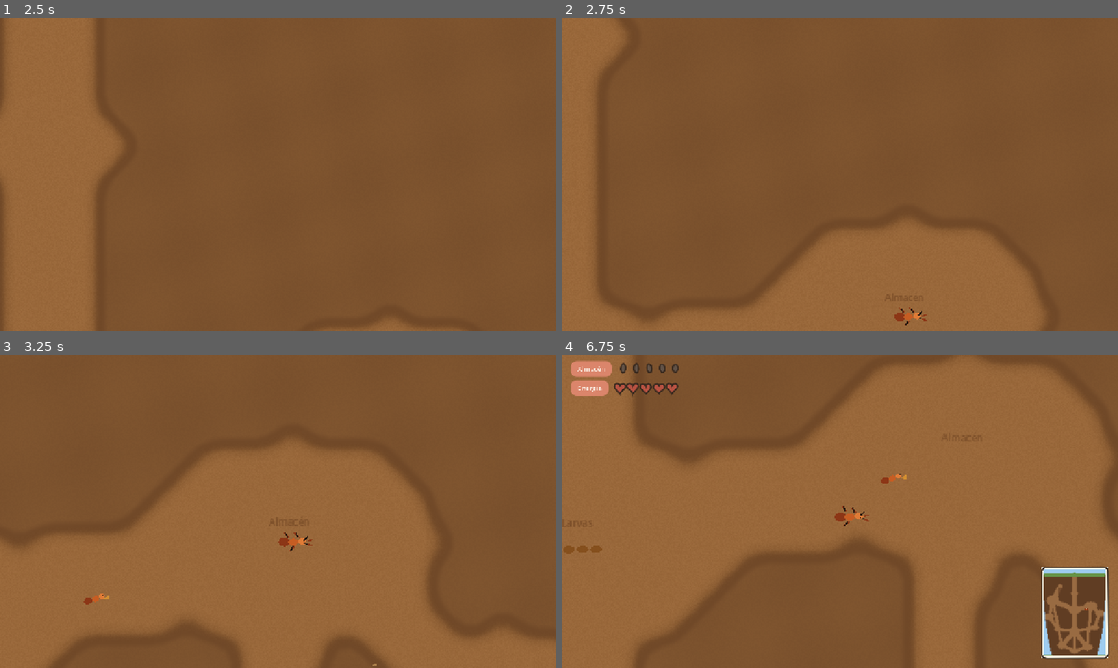
Above: before the commit, frames 1-4 (two rows, left to right).
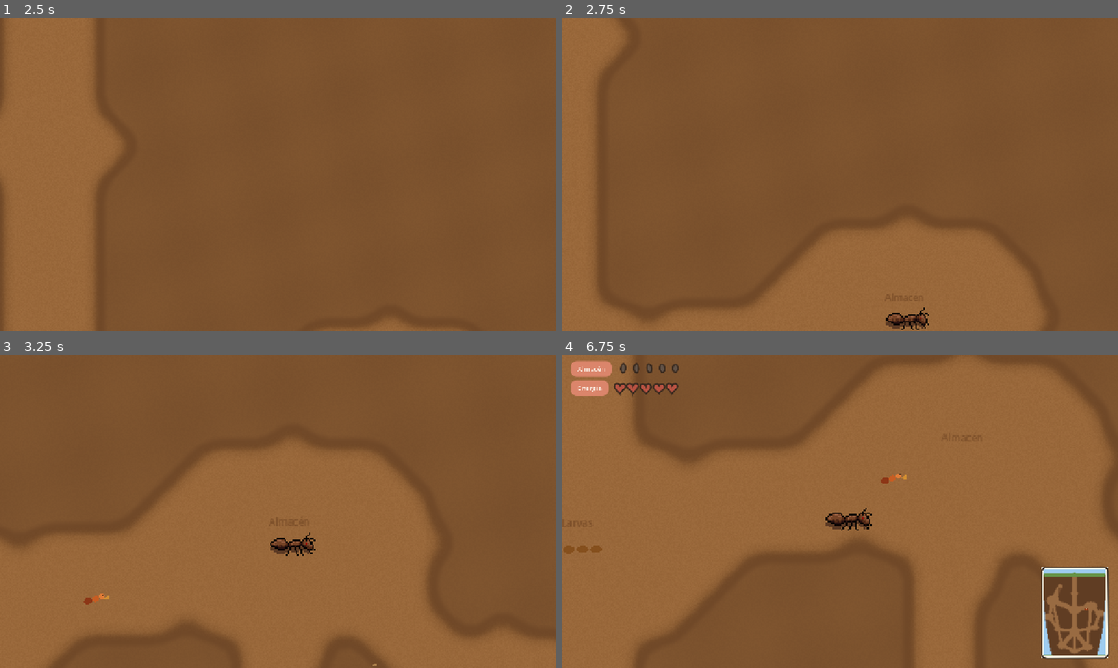
Above: after the commit, the same moments.

Repository: The-glitch-girls/an-ant-game
Game: Godot game, scene res://src/menu/menu.tscn
Two runs of this game, one before a commit and one after it. Both use one fixed random seed, a clock stepped at 60 frames per second and the inputs below.
Inputs:
- Up to frame 1 (2.5 s): click "Jugar" at 0.5 s; hold D (mover_derecha) 1.28-2.03 s; hold Shift (correr) 1.28-2.03 s; hold S (mover_abajo) from 2.03 s (still down); tap Shift (correr) at 2.1 s
- Up to frame 2 (2.75 s): keep holding S (mover_abajo)
- Up to frame 3 (3.25 s): release S (mover_abajo) at 2.78 s; hold D (mover_derecha) from 2.78 s (still down); hold Shift (correr) from 2.78 s (still down)
- Up to frame 4 (6.75 s): release D (mover_derecha) at 3.53 s; release Shift (correr) at 3.53 s; hold W (mover_arriba) 3.53-4.28 s; tap Shift (correr) at 3.6, 5.1, 6.6 s; hold Shift (correr) 4.28-5.03 s; hold A (mover_izquierda) 4.28-5.78 s; hold S (mover_abajo) 5.78-6.53 s; hold Shift (correr) 5.78-6.53 s; hold D (mover_derecha) from 6.53 s (still down)

Frame 1 is identical in both runs. In frame 2, 0.3% of the frame differs, in the area x 58-66%, y 92-100%; in frame 3, 0.3%; in frame 4, 0.4%, in the area x 47-56%, y 48-56%.

Commit message:
Use the menu pixel ant as the playable Hormiga.
Replace the oval-drawn body with the brown walk cycle so the character matches the main menu.

Diff:
--- a/src/mundo/hormiga.gd
+++ b/src/mundo/hormiga.gd
@@ -6,18 +6,27 @@
 const VEL_CARGAR := 48.0
 const VEL_ARRASTRE := 26.0
 
+const TEXTURA := preload("res://assets/mpandiarajan_ants.png")
+const HFRAMES := 12
+const VFRAMES := 8
+const FRAMES_PASO := 3
+const DIR_ABAJO := 0
+const DIR_IZQUIERDA := 1
+const DIR_DERECHA := 2
+const DIR_ARRIBA := 3
+
 signal intento_mover
 signal cerca_de_comida(pieza: Node2D)
 
 var gasta_energia: bool = false
 var bloqueada: bool = false
 var _gasto_acum: float = 0.0
-var _mandibulas: Node2D
-var _cuerpo: Node2D
-var _patas: Array[Node2D] = []
+var _sprite: Sprite2D
 var _comida_vista: Node2D
 var _sensor: Area2D
 var _paso: float = 0.0
+var _dir := DIR_DERECHA
+var _mira := Vector2.RIGHT
 var energia: int = 100
 var energia_maxima: int = 100
 
@@ -31,61 +40,23 @@
 
 
 func _dibujar() -> void:
-	_cuerpo = Node2D.new()
-	_cuerpo.name = "Cuerpo"
-	add_child(_cuerpo)
-
-	for i in 3:
-		var pata_par := Node2D.new()
-		_cuerpo.add_child(pata_par)
-		_patas.append(pata_par)
-		var y := -9 if i != 1 else 9
-		pata_par.add_child(_segmento(Vector2(-8 + i * 7, y), Vector2(11, 2.2), Paleta.HORMIGA_OSCURA, 0.7 if y < 0 else -0.7))
-		pata_par.add_child(_segmento(Vector2(-8 + i * 7, y), Vector2(8, 1.8), Paleta.OJO, 1.15 if y < 0 else -1.15))
-
-	_cuerpo.add_child(_ovalo(Vector2(-11, 0), Vector2(16, 12), Paleta.HORMIGA_OSCURA))
-	_cuerpo.add_child(_ovalo(Vector2(1, 0), Vector2(13, 10), Paleta.HORMIGA))
-	_cuerpo.add_child(_ovalo(Vector2(13, -1), Vector2(11, 9), Paleta.HORMIGA_PANZA))
-	_cuerpo.add_child(_ovalo(Vector2(16, -3), Vector2(3, 3), Paleta.OJO))
-
-	var ant1 := _segmento(Vector2(18, -5), Vector2(9, 1.4), Paleta.OJO, -0.8)
-	var ant2 := _segmento(Vector2(18, 2), Vector2(8, 1.4), Paleta.OJO, 0.35)
-	_cuerpo.add_child(ant1)
-	_cuerpo.add_child(ant2)
-
-	_mandibulas = Node2D.new()
-	_mandibulas.position = Vector2(18, 1)
-	_cuerpo.add_child(_mandibulas)
-	var m1 := _ovalo(Vector2(5, -3), Vector2(7, 2.4), Paleta.HORMIGA_OSCURA)
-	var m2 := _ovalo(Vector2(5, 3), Vector2(7, 2.4), Paleta.HORMIGA_OSCURA)
-	m1.rotation = -0.3
-	m2.rotation = 0.3
-	_mandibulas.add_child(m1)
-	_mandibulas.add_child(m2)
+	_sprite = Sprite2D.new()
+	_sprite.name = "Cuerpo"
+	_sprite.texture = TEXTURA
+	_sprite.hframes = HFRAMES
+	_sprite.vframes = VFRAMES
+	_sprite.texture_filter = CanvasItem.TEXTURE_FILTER_NEAREST
+	_sprite.scale = Vector2(0.72, 0.72)
+	# El recorte deja aire arriba; baja el dibujo al centro de colisión.
+	_sprite.offset = Vector2(0, -20)
+	add_child(_sprite)
+	_poner_frame(1)
 
 	var col := CollisionShape2D.new()
 	var shape := CircleShape2D.new()
 	shape.radius = 9
 	col.shape = shape
 	add_child(col)
-
-
-func _ovalo(pos: Vector2, tam: Vector2, color: Color) -> Polygon2D:
-	var p := Polygon2D.new()
-	p.color = color
-	p.position = pos
-	var pts := PackedVector2Array()
-	for i in 12:
-		var a := TAU * i / 12.0
-		pts.append(Vector2(cos(a) * tam.x * 0.5, sin(a) * tam.y * 0.5))
-	p.polygon = pts
-	return p
-
-
-func _segmento(pos: Vector2, tam: Vector2, color: Color, rot: float) -> Polygon2D:
-	var p := _ovalo(pos, tam, color)
-	p.rotation = rot
-	return p
 
 
 func _armar_sensor() -> void:
@@ -131,8 +102,8 @@
 	move_and_slide()
 
 	if dir.length() > 0.15:
-		rotation = dir.angle()
-		_paso += delta * 14.0
+		_orientar(dir)
+		_paso += delta * (18.0 if quiere_correr else 12.0)
 		_gasto_acum += delta
 		var ritmo := 0.34 if quiere_correr else 0.52
 		if en_curso and _gasto_acum >= ritmo:
@@ -140,18 +111,33 @@
 			intento_mover.emit()
 			if gasta_energia:
 				Juego.partida.correr()
-	for i in _patas.size():
-		_patas[i].rotation = sin(_paso + i) * 0.25 if dir.length() > 0.15 else 0.0
+		_poner_frame(int(_paso) % FRAMES_PASO)
+	else:
+		_poner_frame(1)
 
-	_mandibulas.rotation = 0.35 if (Juego.partida and Juego.partida.lleva_comida) or _comida_vista else 0.0
 	if Juego.partida:
 		var cansancio := 1.0 - (Juego.partida.energia / 100.0)
 		modulate = Color(0.55, 0.45, 0.4) if Juego.partida.arrastrandose else Color(1, 1.0 - cansancio * 0.2, 1.0 - cansancio * 0.3)
 
 	if _comida_vista and is_instance_valid(_comida_vista):
-		_comida_vista.global_position = global_position + Vector2.RIGHT.rotated(rotation) * 16.0
+		_comida_vista.global_position = global_position + _mira * 16.0
 
 	_revisar_comida_solapada()
+
+
+func _orientar(dir: Vector2) -> void:
+	if abs(dir.x) >= abs(dir.y):
+		_dir = DIR_DERECHA if dir.x > 0.0 else DIR_IZQUIERDA
+		_mira = Vector2.RIGHT if dir.x > 0.0 else Vector2.LEFT
+	else:
+		_dir = DIR_ABAJO if dir.y > 0.0 else DIR_ARRIBA
+		_mira = Vector2.DOWN if dir.y > 0.0 else Vector2.UP
+
+
+func _poner_frame(paso: int) -> void:
+	if _sprite == null:
+		return
+	_sprite.frame = _dir * HFRAMES + clampi(paso, 0, FRAMES_PASO - 1)
 
 
 func _revisar_comida_solapada() -> void:
